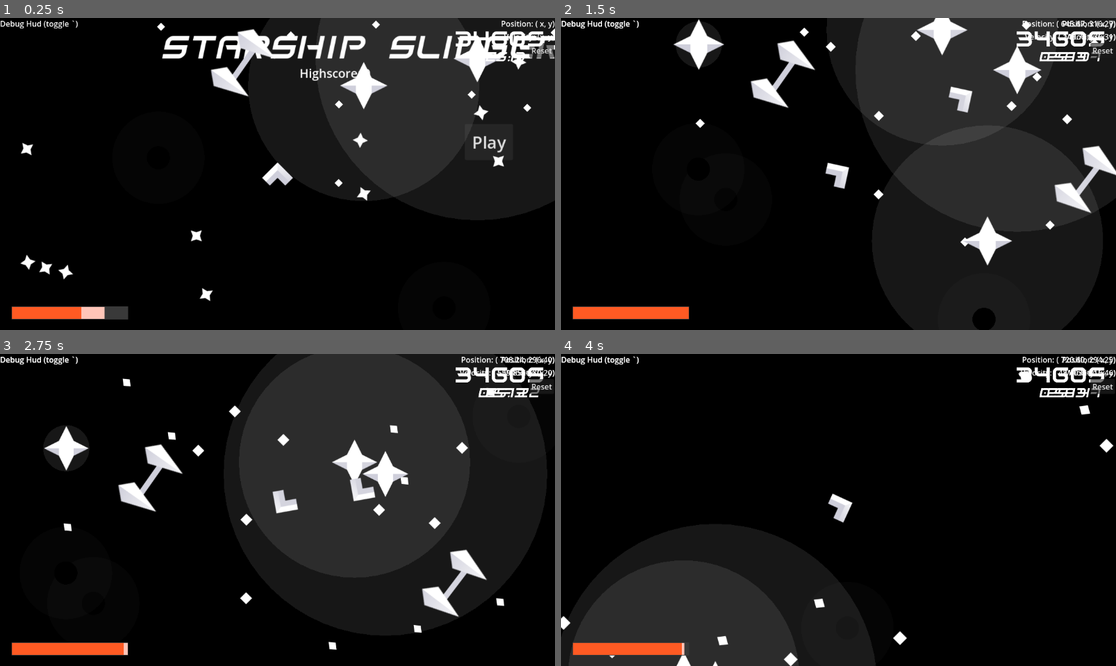
Above: before the commit, frames 1-4 (two rows, left to right).
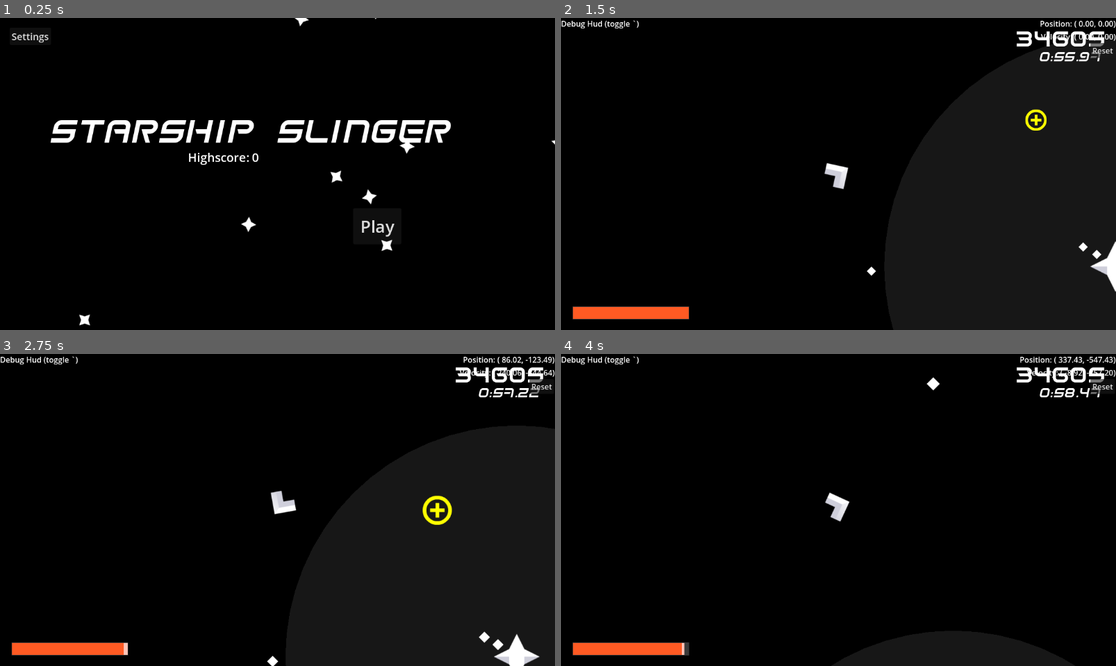
Above: after the commit, the same moments.

Repository: SpaceDemonMars/Spaceship-Slinger
Game: Godot game, scene res://Scenes/node.tscn
Two runs of this game, one before a commit and one after it. Both use one fixed random seed, a clock stepped at 60 frames per second and the inputs below. Before the commit the project starts from res://Levels/dev_testing.tscn.
Inputs:
- Up to frame 1 (0.25 s): no input
- Up to frame 2 (1.5 s): click "Play" at 0.5 s; hold Right (Right) from 1.28 s (still down)
- Up to frame 3 (2.75 s): release Right (Right) at 2.03 s; hold Down (ThrustBackwards) from 2.03 s (still down)
- Up to frame 4 (4 s): release Down (ThrustBackwards) at 2.78 s; hold Right (Right) 2.78-3.53 s; hold Down (ThrustBackwards) from 3.53 s (still down)

The runs differ from the first frame. In frame 1, 22% of the frame differs, in the area x 0-100%, y 0-99%; in frame 2, 14%; in frame 3, 21%; in frame 4, 13%.
Error before the commit: Invalid access to property or key 'hud' on a base object of type 'Control (main_menu.gd)'. (res://Scripts/player_movement.gd:20)

Commit message:
level dev atempting

Diff:
--- /dev/null
+++ b/starship-slinger/Levels/lv0_tutorial.tscn
@@ -0,0 +1,30 @@
+[gd_scene load_steps=6 format=3 uid="uid://bpqmd1v8crr07"]
+
+[ext_resource type="Script" uid="uid://csn4po8s0gnxy" path="res://level_data.gd" id="1_lhajp"]
+[ext_resource type="PackedScene" uid="uid://baehc6ggoilrg" path="res://Objects/obj_destination.tscn" id="2_todhv"]
+[ext_resource type="PackedScene" uid="uid://b672krlvwbqre" path="res://Objects/obj_gravity.tscn" id="3_ajksj"]
+[ext_resource type="PackedScene" uid="uid://bvnf0qvfcfitw" path="res://Objects/obj_yellowpaint.tscn" id="4_dbkqi"]
+[ext_resource type="PackedScene" uid="uid://ckq10wjfyh588" path="res://Objects/obj_playspace.tscn" id="5_pymw2"]
+
+[node name="LvTutorial" type="Node2D"]
+script = ExtResource("1_lhajp")
+
+[node name="ObjDestination" parent="." instance=ExtResource("2_todhv")]
+position = Vector2(1372, 422)
+
+[node name="ObjGravity" parent="." instance=ExtResource("3_ajksj")]
+position = Vector2(575, 192)
+gravityStr = 5.0
+wellSize = 10.0
+
+[node name="paint" type="Node2D" parent="."]
+
+[node name="ObjYellowpaint" parent="paint" instance=ExtResource("4_dbkqi")]
+position = Vector2(410, -112)
+
+[node name="ObjYellowpaint2" parent="paint" instance=ExtResource("4_dbkqi")]
+position = Vector2(928, 27)
+
+[node name="ObjPlayspace" parent="." instance=ExtResource("5_pymw2")]
+position = Vector2(701, 199.99997)
+scale = Vector2(-110.76629, -81.50002)
--- /dev/null
+++ b/starship-slinger/Levels/lv1_chicane.tscn
@@ -0,0 +1,21 @@
+[gd_scene load_steps=4 format=3 uid="uid://bvg5ifv3ds8q1"]
+
+[ext_resource type="Script" uid="uid://csn4po8s0gnxy" path="res://level_data.gd" id="1_df16k"]
+[ext_resource type="PackedScene" uid="uid://b672krlvwbqre" path="res://Objects/obj_gravity.tscn" id="1_xexkr"]
+[ext_resource type="PackedScene" uid="uid://baehc6ggoilrg" path="res://Objects/obj_destination.tscn" id="2_df16k"]
+
+[node name="Lv1Chicane" type="Node2D"]
+script = ExtResource("1_df16k")
+
+[node name="ObjGravity" parent="." instance=ExtResource("1_xexkr")]
+position = Vector2(1151, 346)
+gravityStr = 15.0
+wellSize = 15.0
+
+[node name="ObjGravity2" parent="." instance=ExtResource("1_xexkr")]
+position = Vector2(2570, -335)
+gravityStr = 15.0
+wellSize = 15.0
+
+[node name="ObjDestination" parent="." instance=ExtResource("2_df16k")]
+position = Vector2(3963, 2)
--- a/starship-slinger/Levels/lv_tutorial.tscn
+++ /dev/null
@@ -1,27 +0,0 @@
-[gd_scene load_steps=5 format=3 uid="uid://bpqmd1v8crr07"]
-
-[ext_resource type="PackedScene" uid="uid://baehc6ggoilrg" path="res://Objects/obj_destination.tscn" id="1_k6tmq"]
-[ext_resource type="PackedScene" uid="uid://b672krlvwbqre" path="res://Objects/obj_gravity.tscn" id="2_mfj3f"]
-[ext_resource type="PackedScene" uid="uid://cxg87ju51gjo6" path="res://Objects/obj_player.tscn" id="3_wglvb"]
-[ext_resource type="PackedScene" uid="uid://bvnf0qvfcfitw" path="res://Objects/obj_yellowpaint.tscn" id="4_mfj3f"]
-
-[node name="LvTutorial" type="Node2D"]
-
-[node name="ObjDestination" parent="." instance=ExtResource("1_k6tmq")]
-position = Vector2(1304, -9)
-
-[node name="ObjGravity" parent="." instance=ExtResource("2_mfj3f")]
-position = Vector2(575, 192)
-gravityStr = 5.0
-wellSize = 10.0
-
-[node name="ObjPlayer" parent="." instance=ExtResource("3_wglvb")]
-position = Vector2(0, -4)
-
-[node name="paint" type="Node2D" parent="."]
-
-[node name="ObjYellowpaint" parent="paint" instance=ExtResource("4_mfj3f")]
-position = Vector2(339, -161)
-
-[node name="ObjYellowpaint2" parent="paint" instance=ExtResource("4_mfj3f")]
-position = Vector2(780, -170)
--- a/starship-slinger/Objects/obj_backgroundStar.tscn
+++ b/starship-slinger/Objects/obj_backgroundStar.tscn
@@ -14,4 +14,9 @@
 
 [node name="VisibleOnScreenNotifier2D" type="VisibleOnScreenNotifier2D" parent="."]
 
+[node name="Timer" type="Timer" parent="."]
+wait_time = 2.5
+
+[connection signal="screen_entered" from="VisibleOnScreenNotifier2D" to="." method="_on_visible_on_screen_notifier_2d_screen_entered"]
 [connection signal="screen_exited" from="VisibleOnScreenNotifier2D" to="." method="_on_visible_on_screen_notifier_2d_screen_exited"]
+[connection signal="timeout" from="Timer" to="." method="_on_timer_timeout"]
--- a/starship-slinger/Objects/obj_blackhole.tscn
+++ b/starship-slinger/Objects/obj_blackhole.tscn
@@ -18,6 +18,8 @@
 angle_max = 1.0728835e-05
 orbit_velocity_min = 0.22400011
 orbit_velocity_max = 0.48600012
+radial_velocity_min = -10.000022
+radial_velocity_max = -2.2351742e-05
 gravity = Vector3(0, -10, 0)
 sub_emitter_mode = 4
 sub_emitter_amount_at_start = 1
--- a/starship-slinger/Objects/obj_yellowpaint.tscn
+++ b/starship-slinger/Objects/obj_yellowpaint.tscn
@@ -1,6 +1,7 @@
-[gd_scene load_steps=2 format=3 uid="uid://bvnf0qvfcfitw"]
+[gd_scene load_steps=3 format=3 uid="uid://bvnf0qvfcfitw"]
 
 [ext_resource type="Texture2D" uid="uid://c40eat1d6d50k" path="res://Assets/Sprites/Effects/icon_plusSmall.png" id="1_032kh"]
+[ext_resource type="Script" uid="uid://cj7eob7o7o26x" path="res://Scripts/star_flair.gd" id="2_3npvk"]
 
 [node name="ObjYellowpaint" type="Node2D"]
 
@@ -8,3 +9,7 @@
 modulate = Color(1, 1, 0, 1)
 scale = Vector2(0.5, 0.5)
 texture = ExtResource("1_032kh")
+script = ExtResource("2_3npvk")
+growthAmnt = 0.2
+scaleMax = 1.2
+scaleMin = 0.9
--- a/starship-slinger/Scripts/background_star.gd
+++ b/starship-slinger/Scripts/background_star.gd
@@ -14,15 +14,26 @@
 
 func _on_visible_on_screen_notifier_2d_screen_exited() -> void:
 	if doRelocate:
-		var player = GameManager.activeLevel.player
-		var playerDir = player.velocity.normalized()
-		var playerPos = player.position
-		var screen = get_viewport_rect()
+		relocate()
+		$Timer.start()
+		#print(newPos)
 
-		var newPosCenter = playerPos + playerDir * screen.size.x
-		var newPos : Vector2
-		newPos.x = randf_range(newPosCenter.x - spawnRange, newPosCenter.x + spawnRange)
-		newPos.y = randf_range(newPosCenter.y - spawnRange, newPosCenter.y + spawnRange)
+func relocate() -> void:
+	var player = GameManager.activeLevel.player
+	var playerDir = player.velocity.normalized()
+	var playerPos = player.position
+	var screen = get_viewport_rect()
 
-		position = newPos
-		#print(newPos)
+	var newPosCenter = playerPos + playerDir * screen.size.x
+	var newPos : Vector2
+	newPos.x = randf_range(newPosCenter.x - spawnRange, newPosCenter.x + spawnRange)
+	newPos.y = randf_range(newPosCenter.y - spawnRange, newPosCenter.y + spawnRange)
+
+	position = newPos
+
+func _on_visible_on_screen_notifier_2d_screen_entered() -> void:
+	$Timer.stop()
+
+func _on_timer_timeout() -> void:
+	relocate()
+	$Timer.start()
--- a/starship-slinger/Scripts/main_menu.gd
+++ b/starship-slinger/Scripts/main_menu.gd
@@ -6,7 +6,7 @@
 # Called when the node enters the scene tree for the first time.
 func _ready() -> void:
 	$Highscore.text = 'Highscore: ' + str(GameManager.highScore)
-	playScene = GameManager.allLevels[0]
+	playScene = GameManager.allLevels[4]
 
 
 # Called every frame. 'delta' is the elapsed time since the previous frame.
--- a/starship-slinger/project.godot
+++ b/starship-slinger/project.godot
@@ -11,7 +11,7 @@
 [application]
 
 config/name="StarshipSlinger"
-run/main_scene="uid://dlge1r7jwivtn"
+run/main_scene="uid://cjncrhgj7fnwn"
 config/features=PackedStringArray("4.5", "Forward Plus")
 config/icon="res://icon.svg"
 
